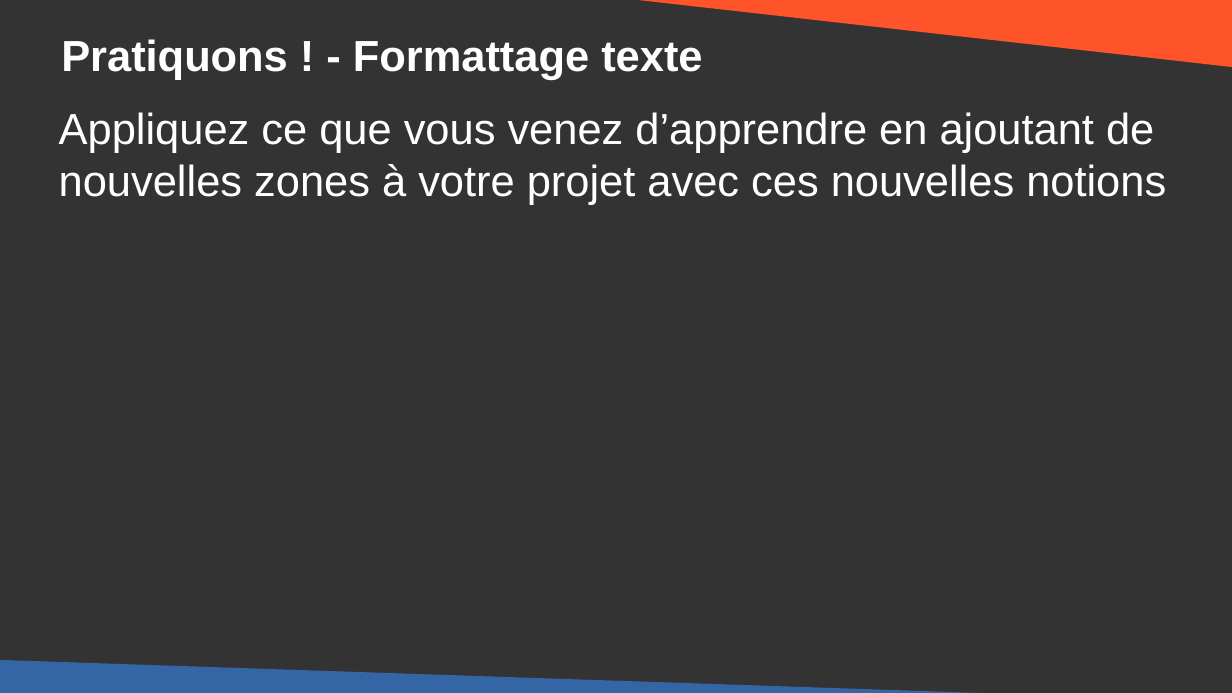
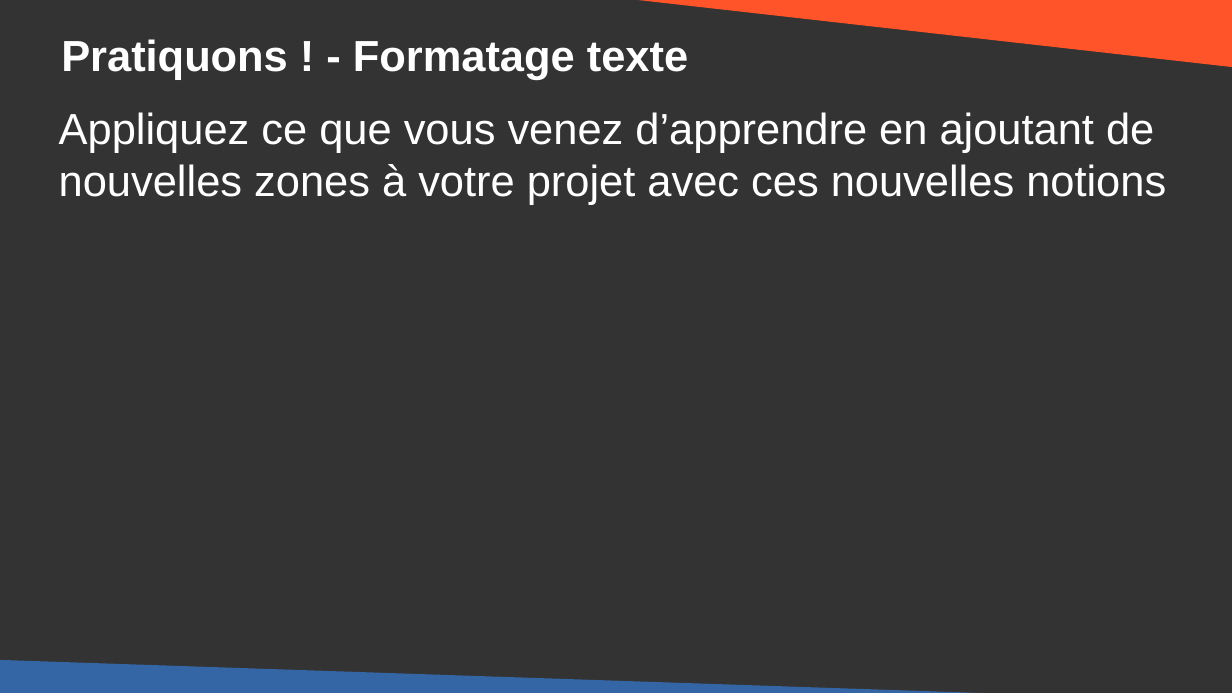
Before and after one commit to DanYellow/cours, a slide deck: slide 43 of integration-web-s1/travaux-pratiques/numero-4/presentation.odp (slide 42 before the commit). Drawn at 1232x693 pixels with LibreOffice and Linux fonts; fonts in the diff are those of the drawing. Boxes give left, top, right and bottom in pixels: in the first picture for what was removed or moved away, otherwise in the second. Text is boxed around its words. In the diff, an @@ line names an element or a change of style, - is before the commit and + after.

```diff
--- a/integration-web-s1/travaux-pratiques/numero-4/presentation.odp
+++ b/integration-web-s1/travaux-pratiques/numero-4/presentation.odp
@@ title at (61, 39, 688, 80): text changed @@
-Pratiquons ! - Formattage texte
+Pratiquons ! - Formatage texte
```
Also in this commit, not shown: 29 other slides changed, 1 slide added, 13 other files.
